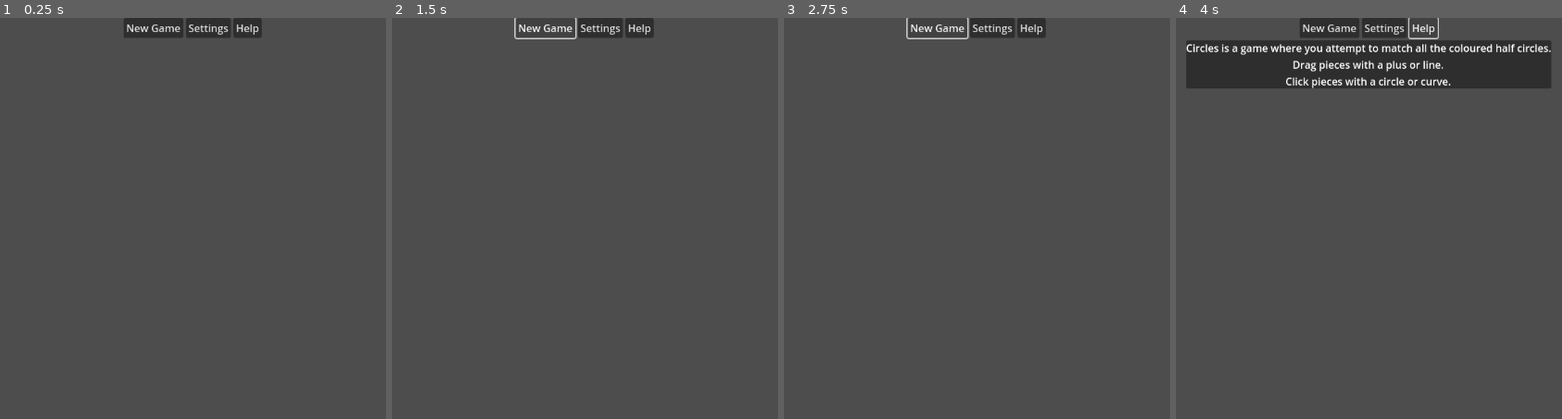
Above: before the commit, frames 1-4 (left to right).
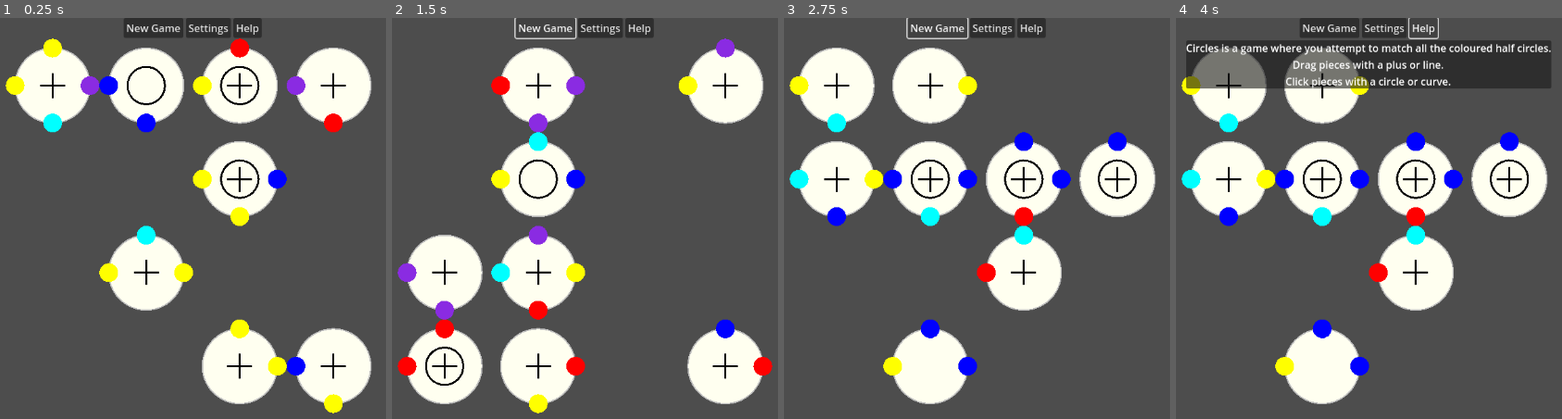
Above: after the commit, the same moments.

Repository: derbenx/circles
Game: Godot game, scene res://scenes/Main.tscn
Two runs of this game, one before a commit and one after it. Both use one fixed random seed, a clock stepped at 60 frames per second and the inputs below.
Inputs:
- Up to frame 1 (0.25 s): no input
- Up to frame 2 (1.5 s): click "New Game" at 0.5 s; click "New Game" at 1.25 s
- Up to frame 3 (2.75 s): click "New Game" at 2 s
- Up to frame 4 (4 s): click "Settings" at 2.75 s; click "Help" at 3.5 s

The runs differ from the first frame. In frame 1, 25% of the frame differs, in the area x 1-97%, y 5-99%; in frame 2, 25%, in the area x 1-99%, y 5-99%; in frame 3, 25%; in frame 4, 25%.
Error before the commit: Invalid access to property or key 'new_game_pressed' on a base object of type 'CanvasLayer'. (res://scripts/Main.gd:29)

Commit message:
fix: Finalize Godot project and remove obsolete files
This commit applies final fixes and cleans up the repository to complete the conversion to a Godot project.

Changes in this commit:
- Fixed a `shadowed_global_identifier` warning by removing a redundant `preload` of a class_name.
- Corrected the node path in `Main.gd` to the UI script to fix a signal connection error at runtime.
- Deleted all remaining original web files (`js.js`, `gen.js`, `css.css`, `gl-matrix.min.js`, and the `.well-known` directory) as their functionality has been completely ported to the Godot project.

Diff:
--- a/scripts/Main.gd
+++ b/scripts/Main.gd
@@ -3,12 +3,11 @@
 
 extends Node2D
 
-const PuzzleGenerator = preload("res://scripts/PuzzleGenerator.gd")
 const TileScene = preload("res://scenes/Tile.tscn")
 const SAVE_PATH = "user://circles_save.json"
 
 @onready var tile_container = $TileContainer
-@onready var ui = $UI
+@onready var ui = $UI/Control
 
 # Game state variables
 var grid: Array = []
Not shown, removed: .well-known/assetlinks.json
Not shown, removed: css.css
Not shown, removed: gen.js
Not shown, removed: gl-matrix.min.js
Not shown, removed: js.js
